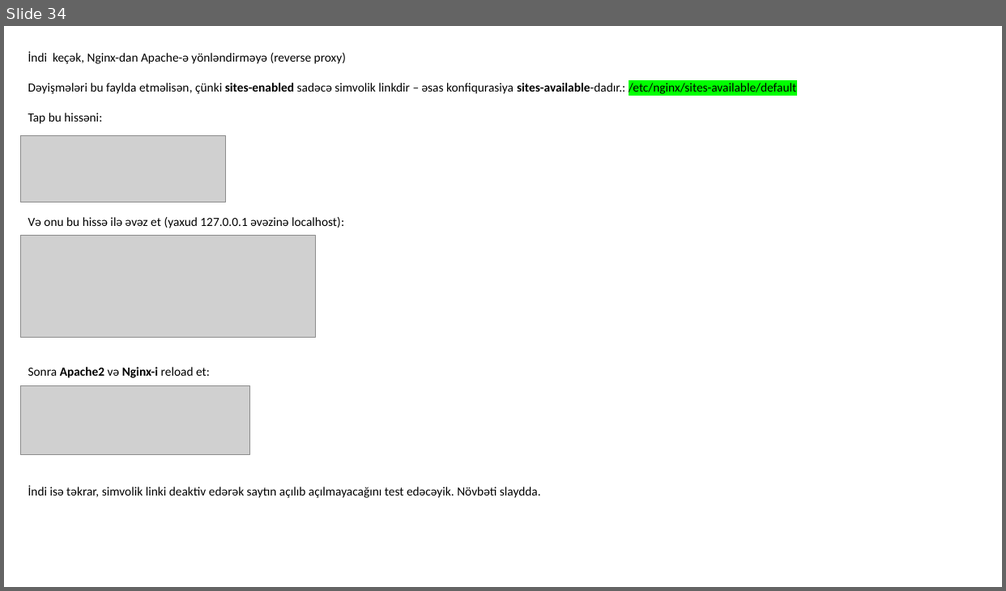
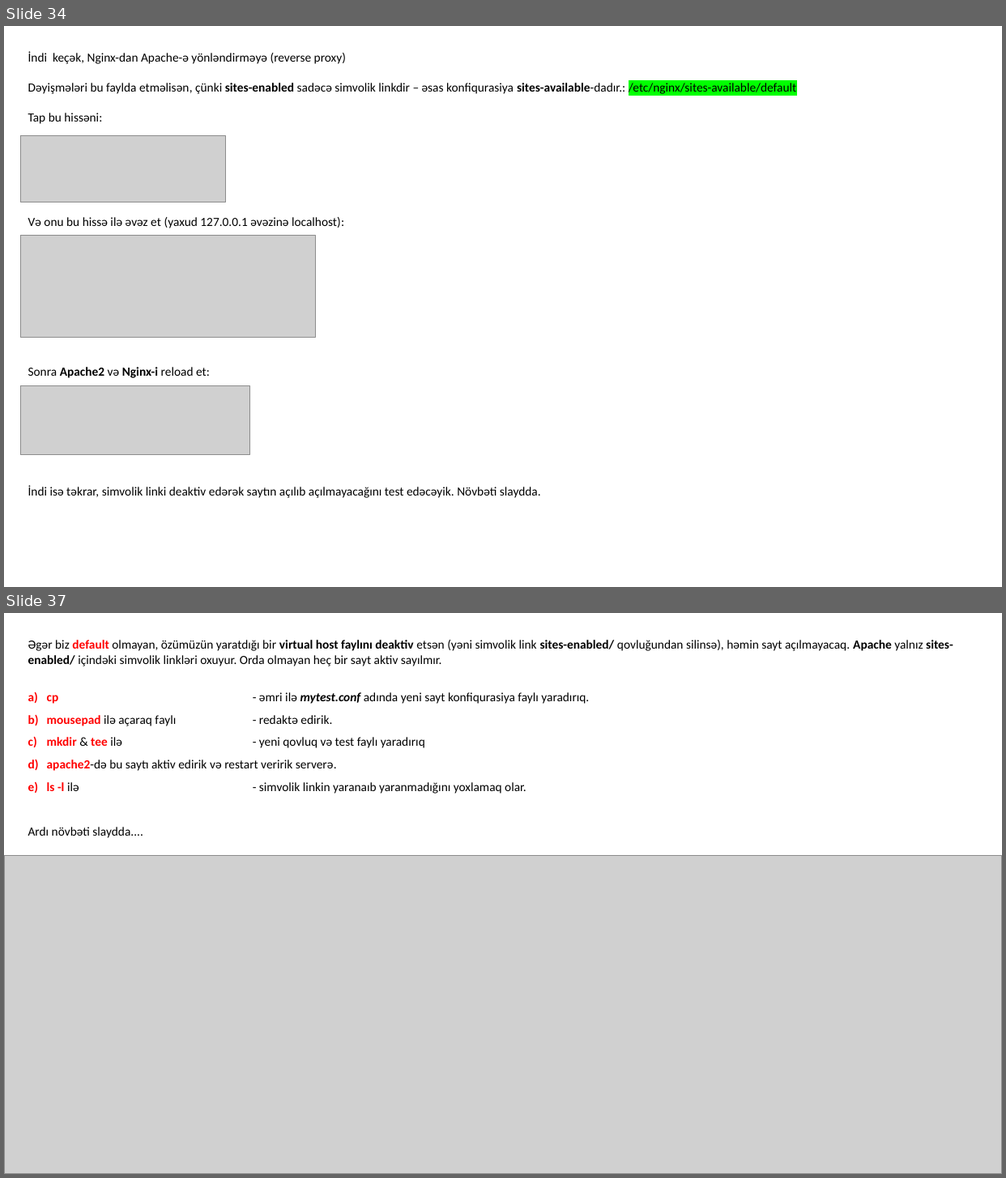
Before and after one commit to codeurient/DevOps, a slide deck: .lessons/Practice.pptx. Shown one above the other, each under a label of ours: slide 34 before the commit, slides 34 and 37 after it; the slides between them are not shown. The pictures are 1006x591 and 1006x1178 pixels, drawn with LibreOffice and Linux fonts; fonts in the diff are those of the drawing; grey boxes stand for pictures. Boxes give left, top, right and bottom in pixels: in the first picture for what was removed or moved away, otherwise in the second. Text is boxed around its words. In the diff, an @@ line names an element or a change of style, - is before the commit and + after.

Commit message:
conf

```diff
--- a/.lessons/Practice.pptx
+++ b/.lessons/Practice.pptx
@@ slide 37 added at box(4, 613, 1002, 1174), background #FFFFFF @@
@@ text added at box(28, 640, 953, 794), 12 pt, text #000000 @@
+Əgər biz default olmayan, özümüzün yaratdığı bir virtual host faylını deaktiv etsən (yəni simvolik link sites-enabled/ qovluğundan silinsə), həmin sayt açılmayacaq. Apache yalnız sites-enabled/ içindəki simvolik linkləri oxuyur. Orda olmayan heç bir sayt aktiv sayılmır.
+a) cp - əmri ilə mytest.conf adında yeni sayt konfiqurasiya faylı yaradırıq.
+b) mousepad ilə açaraq faylı - redaktə edirik.
+c) mkdir & tee ilə - yeni qovluq və test faylı yaradırıq
+d) apache2-də bu saytı aktiv edirik və restart veririk serverə.
+e) ls -l ilə - simvolik linkin yaranaıb yaranmadığını yoxlamaq olar.
+Ardı növbəti slaydda....
@@ picture added at box(4, 855, 1002, 1174) @@
```
Also in this commit, not shown: 1 slide changed, 3 other slides added, 4 slides removed.
